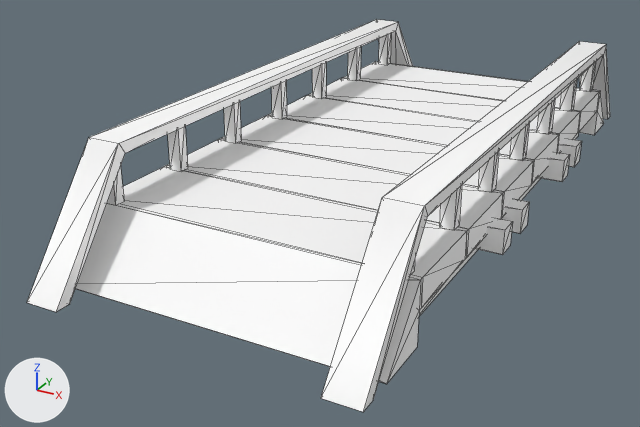
A saved change to the glTF model assets/synty/simple_fantasy/models/SF_Bld_Elven_Bridge_02.glb.
The view is the same before and after, from a 50 mm camera at (0.0793, -0.1778, 0.0656) aimed at (-0.0108, -0.0141, -0.0163). Arrows for +X, +Y and +Z are at lower left; the lights stay in place. Mesh edges are drawn as thin lines.

Objects in the first picture: 'SF_Bld_Elven_Bridge_02'.
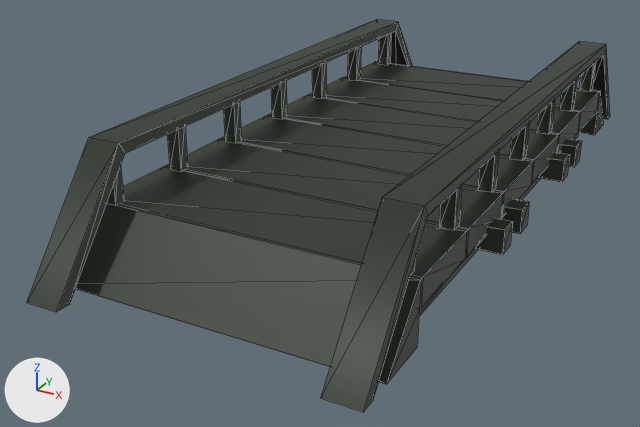
Where the change shows, as pixel boxes (x1, y1, x2, y2) in the pictures (640 x 427 px):
'SF_Bld_Elven_Bridge_02', surface changed (white to grey): (27, 20, 610, 412) in both

The change, as a list of edits to the scene's bpy script:
```text
Add img_undead_footman_01:
    img_undead_footman_01 = load_image('Undead_Footman_01', '_unpacked/Undead_Footman_01', 512, 512, 'sRGB')
Change mat_lambert1:
    remove mat_lambert1.base_color = (1.0, 1.0, 1.0)  # white #ffffff
    add mat_lambert1.texture = img_undead_footman_01
```
